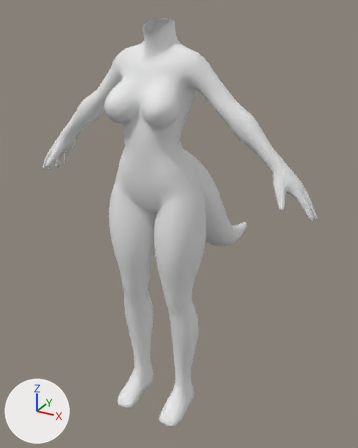
One commit to the FBX model Assets/JigglePhysicsExample/Models/Clayperson.fbx: the scene before it, then after it.
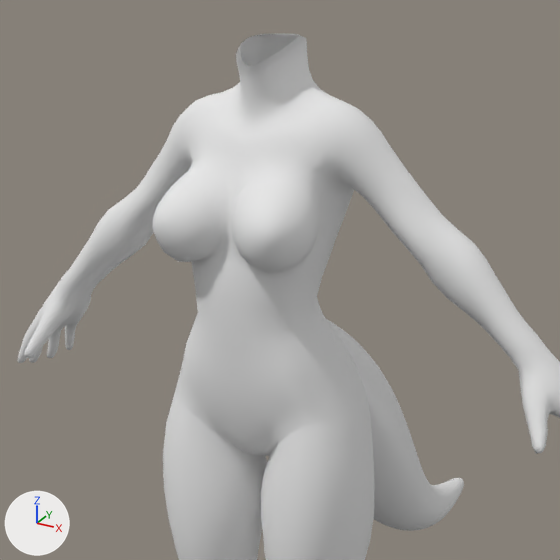
Each version appears first whole from a 50 mm lens placed at (0.794, -1.28, 1.395), pointed at (-0.061, 0.276, 0.617), and next in a close-up on the part from 10% to 81% of the width and 1% to 58% of the height. Every picture has the same lights, and +X, +Y and +Z are marked at lower left.

In view in the first close-up: 'bodylow', 'kobold_tail'.
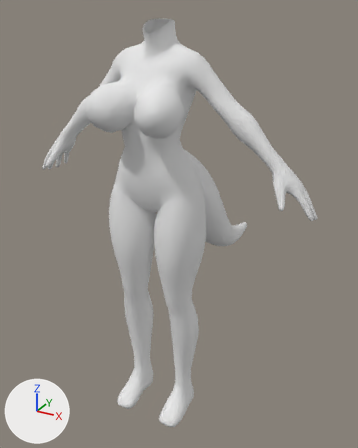
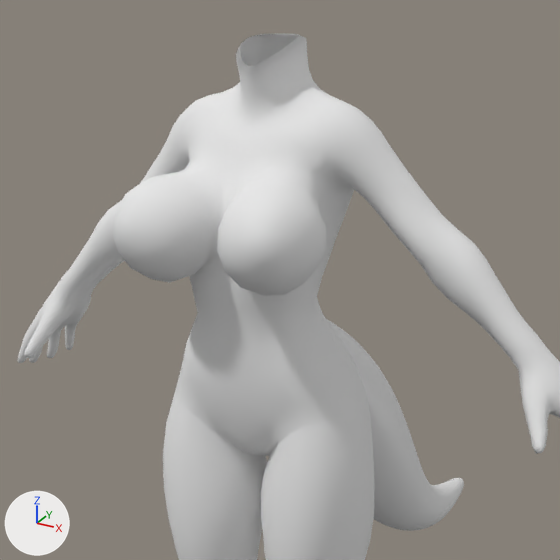
The newer file adds a shape key; the second version is drawn at full value of the shape key 'LargeBreast' of 'bodylow', and the change is written as the vertex moves it makes.

Scene script edits in JSON lines:
```json
{"block": "me_bodylow_002", "where": "# used by ob_bodylow; location = (0.0, 0.0, 0.0)"}
{"op": "remove", "block": "me_bodylow_002", "code": "me_bodylow_002.from_pydata(...)  # 2476 vertices, 2450 faces; spans x -0.509..0.509, y -0.117..0.139, z 0.549..1.361"}
{"op": "add", "block": "me_bodylow_002", "code": "me_bodylow_002.from_pydata(...)  # 2476 vertices, 2450 faces; spans x -0.509..0.509, y -0.171..0.139, z 0.549..1.361"}
{"block": "me_bodylow_002", "change": "me_bodylow_002 part 1: 365 of 2476 vertices moved; they spanned x -0.116..0.116, y -0.117..0.007, z 1.018..1.315 and now span x -0.148..0.147, y -0.171..0.004, z 1.016..1.314; mean shift (0.0, -0.026, -0.006); largest move (0.085, -0.114, 1.135) -> (0.11, -0.167, 1.126)"}
```

Changed parts and their boxes (x1, y1, x2, y2) in the close-ups (560 x 560 px; the box of a moved part takes in the faces that stretch with it):
```json
{"part": 1, "of": "me_bodylow_002", "change": "moved or reshaped", "before": [153, 63, 336, 330], "after": [113, 63, 336, 330]}
```
